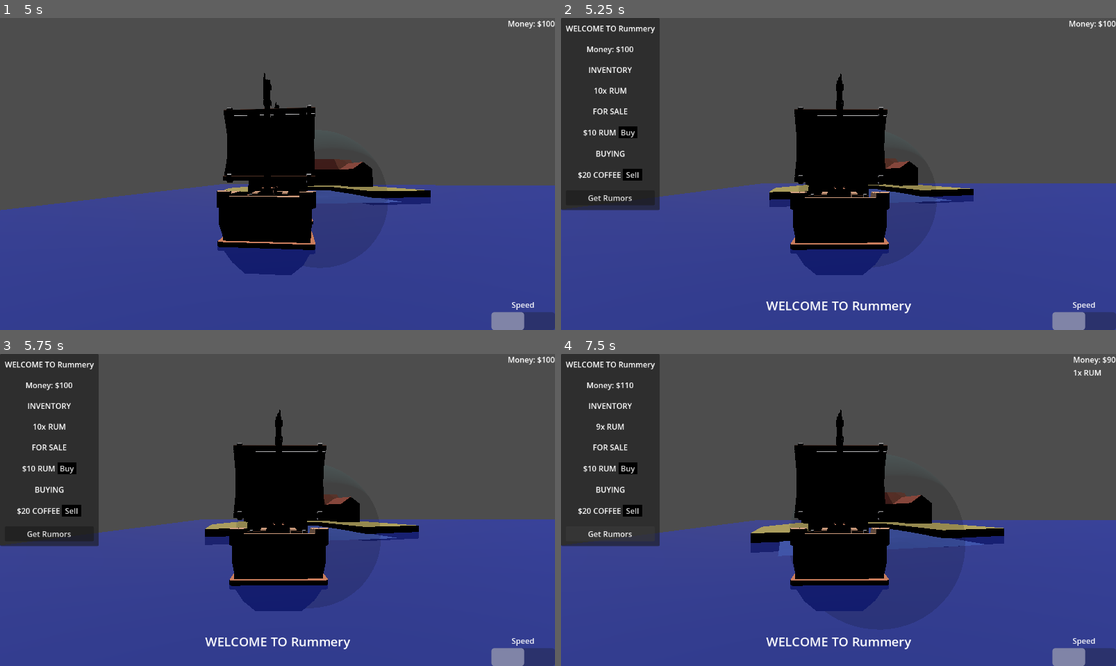
Above: before the commit, frames 1-4 (two rows, left to right).
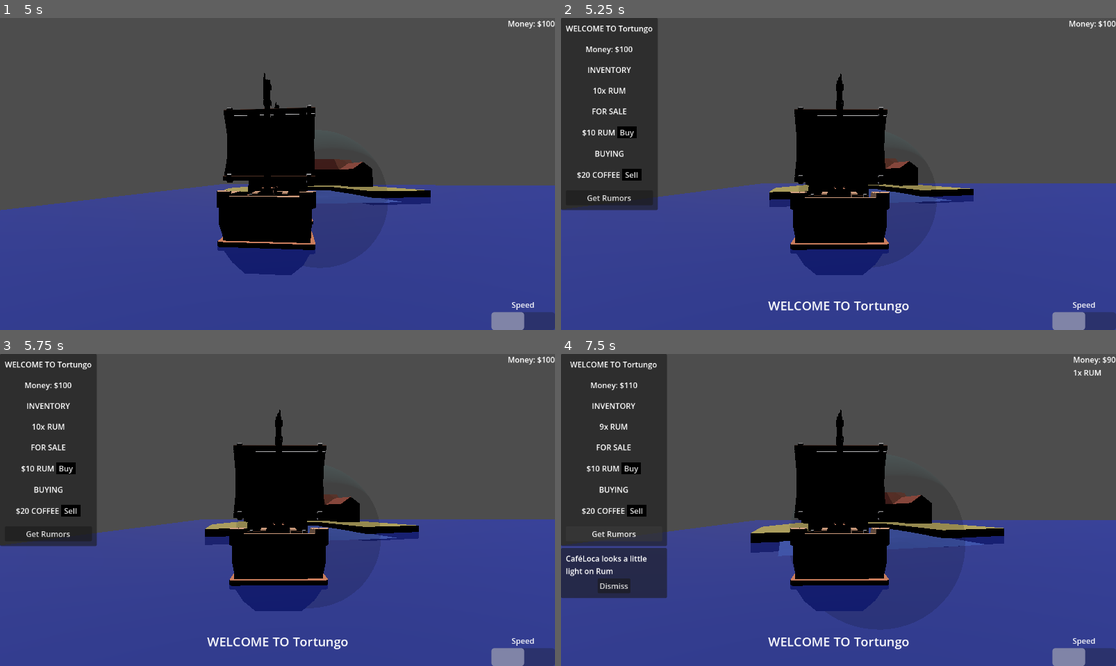
Above: after the commit, the same moments.

Repository: josephshell/UnnamedSailingGame
Game: Godot game, scene res://scenes/Main.tscn
Two runs of this game, one before a commit and one after it. Both use one fixed random seed, a clock stepped at 60 frames per second and the inputs below.
Inputs (mouse positions are in pixels of both pictures, inside the frame that each line leads up to):
- Up to frame 1 (5 s): move the mouse to (305, 174) at 0.52 s; hold E (interact) 0.53-1.28 s; hold W (move_forward) from 0.53 s (still down); tap Space (jump) at 0.77, 1.52, 3.02, 3.77, 4.52 s; move the mouse to (249, 174) at 1.27 s; tap E (interact) at 1.35, 2.85, 4.35 s; move the mouse to (288, 167) at 2.02 s; hold E (interact) 2.03-2.78 s; move the mouse to (271, 180) at 2.77 s; move the mouse to (316, 177) at 3.52 s; hold E (interact) 3.53-4.28 s; move the mouse to (233, 170) at 4.27 s
- Up to frame 2 (5.25 s): keep holding W (move_forward); move the mouse to (844, 174) at 5.02 s; hold E (interact) from 5.03 s (still down)
- Up to frame 3 (5.75 s): keep holding W (move_forward); keep holding E (interact)
- Up to frame 4 (7.5 s): release W (move_forward) at 5.75 s; release E (interact) at 5.75 s; click "Buy" at 5.75 s; click "Sell" at 6.5 s; click "Get Rumors" at 7.25 s

Frame 1 is identical in both runs. In frame 2, 1.6% of the frame differs, in the area x 2-64%, y 0-95%; in frame 3, 1.6%; in frame 4, 5.5%, in the area x 0-64%, y 0-95%.

Commit message:
Implemented Rumors and changed names of trading posts

Diff:
--- a/scenes/Main.tscn
+++ b/scenes/Main.tscn
@@ -7,6 +7,7 @@
 [ext_resource type="PackedScene" uid="uid://c4xlp33se5b2j" path="res://scenes/trade/trading_post.tscn" id="4_qawyw"]
 [ext_resource type="Script" uid="uid://c1xlsw4e8yell" path="res://scenes/player/movement_component.gd" id="4_rcedf"]
 [ext_resource type="PackedScene" uid="uid://b665daxdyt8i5" path="res://scenes/trade/shop_ui.tscn" id="6_2rkij"]
+[ext_resource type="Script" uid="uid://0130vi54b4dc" path="res://scenes/trade/trading_post_container.gd" id="8_lhr70"]
 [ext_resource type="PackedScene" uid="uid://b1qi60wyfkxxj" path="res://scenes/boat/boat.tscn" id="8_rcedf"]
 [ext_resource type="PackedScene" uid="uid://ctlsw56iex0xt" path="res://scenes/player/player_hud.tscn" id="9_q8u5g"]
 
@@ -91,14 +92,17 @@
 unique_name_in_owner = true
 transform = Transform3D(1, 0, 0, 0, 1, 0, 0, 0, 1, 98.13656, -0.021572113, 12.37447)
 
-[node name="TradingPostContainer" type="Node3D" parent="." unique_id=1411946182]
+[node name="TradingPostContainer" type="Node3D" parent="." unique_id=389840558]
 unique_name_in_owner = true
+script = ExtResource("8_lhr70")
+metadata/_custom_type_script = "uid://0130vi54b4dc"
 
-[node name="CoffeeTradingPost" parent="TradingPostContainer" unique_id=221879639 node_paths=PackedStringArray("trade_inventory") instance=ExtResource("4_qawyw")]
+[node name="CaféLoca" parent="TradingPostContainer" unique_id=221879639 node_paths=PackedStringArray("trade_inventory") instance=ExtResource("4_qawyw")]
 transform = Transform3D(1, 0, 0, 0, 1, 0, 0, 0, 1, 123.86626, -7.6293945e-06, -87.79325)
+trading_post_name = "CaféLoca"
 trade_inventory = NodePath("TradeInventory")
 
-[node name="TradeInventory" type="Node" parent="TradingPostContainer/CoffeeTradingPost" unique_id=428237467]
+[node name="TradeInventory" type="Node" parent="TradingPostContainer/CaféLoca" unique_id=428237467]
 script = ExtResource("3_rcedf")
 inventory = Dictionary[int, int]({
 1: 10
@@ -111,12 +115,12 @@
 })
 metadata/_custom_type_script = "uid://dbhhm8bhtqptl"
 
-[node name="RumTradingPost" parent="TradingPostContainer" unique_id=776951108 node_paths=PackedStringArray("trade_inventory") instance=ExtResource("4_qawyw")]
+[node name="Tortungo" parent="TradingPostContainer" unique_id=776951108 node_paths=PackedStringArray("trade_inventory") instance=ExtResource("4_qawyw")]
 transform = Transform3D(-0.43006992, 0, -0.90279555, 0, 1, 0, 0.90279555, 0, -0.43006992, 92.73891, -7.6293945e-06, 69.89037)
-trading_post_name = "Rummery"
+trading_post_name = "Tortungo"
 trade_inventory = NodePath("TradeInventory")
 
-[node name="TradeInventory" type="Node" parent="TradingPostContainer/RumTradingPost" unique_id=557591891]
+[node name="TradeInventory" type="Node" parent="TradingPostContainer/Tortungo" unique_id=557591891]
 script = ExtResource("3_rcedf")
 inventory = Dictionary[int, int]({
 2: 10
--- a/scenes/main.gd
+++ b/scenes/main.gd
@@ -6,7 +6,7 @@
 
 @onready var player_hud: PlayerHUD = %PlayerHud
 
-@onready var trading_post_container: Node3D = %TradingPostContainer
+@onready var trading_post_container: TradingPostContainer = %TradingPostContainer
 
 @onready var player_trade_inventory: TradeInventory = %PlayerTradeInventory
 
@@ -30,7 +30,7 @@
 			child.trading_post_entered.connect(_on_trading_post_entered)
 			child.trading_post_exited.connect(_on_trading_post_exited)
 
-
+#region TradingPost Signals
 func _on_trading_post_entered(trading_post: TradingPost, area: Area3D):
 	if area.is_in_group("player"):
 		_on_boat_player_arrived_at_post(trading_post)
@@ -42,6 +42,7 @@
 func _on_boat_player_arrived_at_post(trading_post: TradingPost):
 	shop_name_label.text = "WELCOME TO %s" % trading_post.trading_post_name
 	shop_ui.populate(trading_post)
+	shop_ui.set_rumor(null)
 	shop_ui.show()
 	shop_name_ui.show()
 	near_shop = trading_post
@@ -54,6 +55,8 @@
 	near_shop = null
 	capture_mouse()
 
+#endregion
+
 func capture_mouse():
 	camera_controller.is_camera_locked = false
 	Input.mouse_mode = Input.MOUSE_MODE_CAPTURED
@@ -170,7 +173,13 @@
 		push_error("Cannot sell %s, no valid shop nearby" % Enums.TradeItem.find_key(trade_item))
 
 func _on_shop_ui_rumors_button_pressed(trading_post: TradingPost) -> void:
-	print("No rumors available at trading post ", trading_post.trading_post_name)
+	var all_rumors = trading_post_container.get_rumors(trading_post)
+	if all_rumors.is_empty():
+		print("No rumors available at trading post ", trading_post.trading_post_name)
+	else:
+		var rumor = all_rumors.pick_random()
+		print("Rumor: %s" % rumor.description)
+		shop_ui.set_rumor(rumor)
 #endregion
 
 #region InputComponent signals
--- a/scenes/trade/shop_ui.gd
+++ b/scenes/trade/shop_ui.gd
@@ -11,12 +11,29 @@
 @onready var money: Label = %Money
 @onready var rumors_button: Button = %RumorsButton
 
+@onready var rumor_container: PanelContainer = %RumorContainer
+@onready var rumor_label: Label = %RumorLabel
+@onready var dismiss_rumor_button: Button = %DismissRumorButton
+
 const SHOP_BUTTON = preload("uid://brqfslk3rb0lk")
+
+func _ready():
+	_dismiss_rumor_container()
+	dismiss_rumor_button.pressed.connect(_dismiss_rumor_container)
+
+func _dismiss_rumor_container():
+	rumor_container.hide()
+
+func _enable_rumor_container(rumor: TradingPostContainer.Rumor):
+	rumor_label.text = rumor.description
+	rumor_container.show()
 
 func populate(trading_post: TradingPost):
 	var trade_inventory = trading_post.trade_inventory
 	shop_name_label.text = "WELCOME TO %s" % trading_post.trading_post_name
 	money.text = "$%d" % trading_post.trade_inventory.money
+	for connection in rumors_button.pressed.get_connections():
+		rumors_button.pressed.disconnect(connection["callable"])
 	rumors_button.pressed.connect(func(): rumors_button_pressed.emit(trading_post))
 	for child in inventory_items.get_children():
 		inventory_items.remove_child(child)
@@ -75,3 +92,9 @@
 	var container = HBoxContainer.new()
 	container.size_flags_horizontal = Control.SIZE_SHRINK_CENTER
 	return container
+
+func set_rumor(rumor: TradingPostContainer.Rumor):
+	if rumor:
+		_enable_rumor_container(rumor)
+	else:
+		_dismiss_rumor_container()
--- a/scenes/trade/shop_ui.tscn
+++ b/scenes/trade/shop_ui.tscn
@@ -7,112 +7,142 @@
 script = ExtResource("1_slvno")
 metadata/_custom_type_script = "uid://d0x8exdetqm1e"
 
-[node name="PanelContainer" type="PanelContainer" parent="." unique_id=2136846249]
+[node name="VBoxContainer" type="VBoxContainer" parent="." unique_id=1237930847]
 offset_right = 40.0
 offset_bottom = 40.0
 
-[node name="MarginContainer" type="MarginContainer" parent="PanelContainer" unique_id=2143695665]
+[node name="PanelContainer" type="PanelContainer" parent="VBoxContainer" unique_id=2136846249]
+layout_mode = 2
+
+[node name="MarginContainer" type="MarginContainer" parent="VBoxContainer/PanelContainer" unique_id=2143695665]
 layout_mode = 2
 theme_override_constants/margin_left = 10
 theme_override_constants/margin_top = 10
 theme_override_constants/margin_right = 10
 theme_override_constants/margin_bottom = 10
 
-[node name="VBoxContainer" type="VBoxContainer" parent="PanelContainer/MarginContainer" unique_id=1714501843]
+[node name="VBoxContainer" type="VBoxContainer" parent="VBoxContainer/PanelContainer/MarginContainer" unique_id=1714501843]
 layout_mode = 2
 theme_override_constants/separation = 20
 
-[node name="ShopName" type="Label" parent="PanelContainer/MarginContainer/VBoxContainer" unique_id=927979666]
+[node name="ShopName" type="Label" parent="VBoxContainer/PanelContainer/MarginContainer/VBoxContainer" unique_id=927979666]
 unique_name_in_owner = true
 layout_mode = 2
 text = "WELCOME TO SHOPNAME"
 horizontal_alignment = 1
 
-[node name="MoneyHBox" type="HBoxContainer" parent="PanelContainer/MarginContainer/VBoxContainer" unique_id=1347782968]
+[node name="MoneyHBox" type="HBoxContainer" parent="VBoxContainer/PanelContainer/MarginContainer/VBoxContainer" unique_id=1347782968]
 layout_mode = 2
 alignment = 1
 
-[node name="MoneyLabel" type="Label" parent="PanelContainer/MarginContainer/VBoxContainer/MoneyHBox" unique_id=1343372514]
+[node name="MoneyLabel" type="Label" parent="VBoxContainer/PanelContainer/MarginContainer/VBoxContainer/MoneyHBox" unique_id=1343372514]
 layout_mode = 2
 text = "Money:"
 
-[node name="Money" type="Label" parent="PanelContainer/MarginContainer/VBoxContainer/MoneyHBox" unique_id=1955026459]
+[node name="Money" type="Label" parent="VBoxContainer/PanelContainer/MarginContainer/VBoxContainer/MoneyHBox" unique_id=1955026459]
 unique_name_in_owner = true
 layout_mode = 2
 text = "$-999"
 
-[node name="InventoryDivider" type="Label" parent="PanelContainer/MarginContainer/VBoxContainer" unique_id=593158956]
+[node name="InventoryDivider" type="Label" parent="VBoxContainer/PanelContainer/MarginContainer/VBoxContainer" unique_id=593158956]
 layout_mode = 2
 text = "INVENTORY"
 horizontal_alignment = 1
 
-[node name="InventoryItems" type="VBoxContainer" parent="PanelContainer/MarginContainer/VBoxContainer" unique_id=1447718804]
+[node name="InventoryItems" type="VBoxContainer" parent="VBoxContainer/PanelContainer/MarginContainer/VBoxContainer" unique_id=1447718804]
 unique_name_in_owner = true
 layout_mode = 2
 
-[node name="HBoxContainer" type="HBoxContainer" parent="PanelContainer/MarginContainer/VBoxContainer/InventoryItems" unique_id=1588032936]
+[node name="HBoxContainer" type="HBoxContainer" parent="VBoxContainer/PanelContainer/MarginContainer/VBoxContainer/InventoryItems" unique_id=1588032936]
 layout_mode = 2
 size_flags_horizontal = 4
 
-[node name="ItemQuantity" type="Label" parent="PanelContainer/MarginContainer/VBoxContainer/InventoryItems/HBoxContainer" unique_id=45271345]
+[node name="ItemQuantity" type="Label" parent="VBoxContainer/PanelContainer/MarginContainer/VBoxContainer/InventoryItems/HBoxContainer" unique_id=45271345]
 layout_mode = 2
 text = "8x"
 
-[node name="ItemLabel" type="Label" parent="PanelContainer/MarginContainer/VBoxContainer/InventoryItems/HBoxContainer" unique_id=1938677055]
+[node name="ItemLabel" type="Label" parent="VBoxContainer/PanelContainer/MarginContainer/VBoxContainer/InventoryItems/HBoxContainer" unique_id=1938677055]
 layout_mode = 2
 text = "Item 1"
 horizontal_alignment = 1
 
-[node name="ForSaleDivider" type="Label" parent="PanelContainer/MarginContainer/VBoxContainer" unique_id=1891231782]
+[node name="ForSaleDivider" type="Label" parent="VBoxContainer/PanelContainer/MarginContainer/VBoxContainer" unique_id=1891231782]
 layout_mode = 2
 text = "FOR SALE"
 horizontal_alignment = 1
 
-[node name="SaleItems" type="VBoxContainer" parent="PanelContainer/MarginContainer/VBoxContainer" unique_id=1595743533]
+[node name="SaleItems" type="VBoxContainer" parent="VBoxContainer/PanelContainer/MarginContainer/VBoxContainer" unique_id=1595743533]
 unique_name_in_owner = true
 layout_mode = 2
 
-[node name="HBoxContainer" type="HBoxContainer" parent="PanelContainer/MarginContainer/VBoxContainer/SaleItems" unique_id=595739915]
+[node name="HBoxContainer" type="HBoxContainer" parent="VBoxContainer/PanelContainer/MarginContainer/VBoxContainer/SaleItems" unique_id=595739915]
 layout_mode = 2
 size_flags_horizontal = 4
 
-[node name="ItemPrice" type="Label" parent="PanelContainer/MarginContainer/VBoxContainer/SaleItems/HBoxContainer" unique_id=1956430649]
+[node name="ItemPrice" type="Label" parent="VBoxContainer/PanelContainer/MarginContainer/VBoxContainer/SaleItems/HBoxContainer" unique_id=1956430649]
 layout_mode = 2
 text = "$10"
 
-[node name="ItemLabel" type="Label" parent="PanelContainer/MarginContainer/VBoxContainer/SaleItems/HBoxContainer" unique_id=1692901079]
+[node name="ItemLabel" type="Label" parent="VBoxContainer/PanelContainer/MarginContainer/VBoxContainer/SaleItems/HBoxContainer" unique_id=1692901079]
 layout_mode = 2
 text = "Item 1"
 
-[node name="ShopButton" parent="PanelContainer/MarginContainer/VBoxContainer/SaleItems/HBoxContainer" unique_id=1700510820 instance=ExtResource("2_bb5rw")]
+[node name="ShopButton" parent="VBoxContainer/PanelContainer/MarginContainer/VBoxContainer/SaleItems/HBoxContainer" unique_id=1700510820 instance=ExtResource("2_bb5rw")]
 layout_mode = 2
 
-[node name="BuyingDivider" type="Label" parent="PanelContainer/MarginContainer/VBoxContainer" unique_id=117780143]
+[node name="BuyingDivider" type="Label" parent="VBoxContainer/PanelContainer/MarginContainer/VBoxContainer" unique_id=117780143]
 layout_mode = 2
 text = "BUYING"
 horizontal_alignment = 1
 
-[node name="BuyItems" type="VBoxContainer" parent="PanelContainer/MarginContainer/VBoxContainer" unique_id=1104163154]
+[node name="BuyItems" type="VBoxContainer" parent="VBoxContainer/PanelContainer/MarginContainer/VBoxContainer" unique_id=1104163154]
 unique_name_in_owner = true
 layout_mode = 2
 
-[node name="HBoxContainer2" type="HBoxContainer" parent="PanelContainer/MarginContainer/VBoxContainer/BuyItems" unique_id=1069634165]
+[node name="HBoxContainer2" type="HBoxContainer" parent="VBoxContainer/PanelContainer/MarginContainer/VBoxContainer/BuyItems" unique_id=1069634165]
 layout_mode = 2
 size_flags_horizontal = 4
 
-[node name="ItemPrice" type="Label" parent="PanelContainer/MarginContainer/VBoxContainer/BuyItems/HBoxContainer2" unique_id=1449509116]
+[node name="ItemPrice" type="Label" parent="VBoxContainer/PanelContainer/MarginContainer/VBoxContainer/BuyItems/HBoxContainer2" unique_id=1449509116]
 layout_mode = 2
 text = "$10"
 
-[node name="ItemLabel" type="Label" parent="PanelContainer/MarginContainer/VBoxContainer/BuyItems/HBoxContainer2" unique_id=1835316338]
+[node name="ItemLabel" type="Label" parent="VBoxContainer/PanelContainer/MarginContainer/VBoxContainer/BuyItems/HBoxContainer2" unique_id=1835316338]
 layout_mode = 2
 text = "Item 2"
 
-[node name="ShopButton2" parent="PanelContainer/MarginContainer/VBoxContainer/BuyItems/HBoxContainer2" unique_id=1057820352 instance=ExtResource("2_bb5rw")]
+[node name="ShopButton2" parent="VBoxContainer/PanelContainer/MarginContainer/VBoxContainer/BuyItems/HBoxContainer2" unique_id=1057820352 instance=ExtResource("2_bb5rw")]
 layout_mode = 2
 text = "Sell"
 
-[node name="RumorsButton" type="Button" parent="PanelContainer/MarginContainer/VBoxContainer" unique_id=695830148]
+[node name="RumorsButton" type="Button" parent="VBoxContainer/PanelContainer/MarginContainer/VBoxContainer" unique_id=695830148]
 unique_name_in_owner = true
 layout_mode = 2
 text = "Get Rumors"
+
+[node name="RumorContainer" type="PanelContainer" parent="VBoxContainer" unique_id=1557687606]
+unique_name_in_owner = true
+layout_mode = 2
+
+[node name="MarginContainer" type="MarginContainer" parent="VBoxContainer/RumorContainer" unique_id=1190097577]
+layout_mode = 2
+theme_override_constants/margin_left = 10
+theme_override_constants/margin_top = 10
+theme_override_constants/margin_right = 10
+theme_override_constants/margin_bottom = 10
+
+[node name="VBoxContainer" type="VBoxContainer" parent="VBoxContainer/RumorContainer/MarginContainer" unique_id=1481969682]
+layout_mode = 2
+
+[node name="RumorLabel" type="Label" parent="VBoxContainer/RumorContainer/MarginContainer/VBoxContainer" unique_id=1698448424]
+unique_name_in_owner = true
+custom_minimum_size = Vector2(200, 0)
+layout_mode = 2
+text = "I'm a rumor! There is plunder abound! Try Port Royale, I hear it has the hairiest rum this side of the Atlantic!"
+autowrap_mode = 2
+
+[node name="DismissRumorButton" type="Button" parent="VBoxContainer/RumorContainer/MarginContainer/VBoxContainer" unique_id=1534088499]
+unique_name_in_owner = true
+layout_mode = 2
+size_flags_horizontal = 4
+text = "Dismiss"
--- /dev/null
+++ b/scenes/trade/trading_post_container.gd
@@ -0,0 +1,28 @@
+class_name TradingPostContainer extends Node3D
+
+var trading_posts: Array[TradingPost] = []
+
+func _ready():
+	for trading_post in find_children("*", "TradingPost"):
+		trading_posts.append(trading_post)
+
+func get_rumors(trading_post: TradingPost) -> Array[Rumor]:
+	if trading_post.trading_post_name == "Tortungo":
+		var index = trading_posts.find_custom(func(element: TradingPost) -> bool: return element.trading_post_name == "CaféLoca")
+		if index != -1:
+			var cafe_loca: TradingPost = trading_posts[index]
+			return [Rumor.new("CaféLoca looks a little light on Rum", cafe_loca)]
+	elif trading_post.trading_post_name == "CaféLoca":
+		var index = trading_posts.find_custom(func(element: TradingPost) -> bool: return element.trading_post_name == "Tortungo")
+		if index != -1:
+			var tortungo: TradingPost = trading_posts[index]
+			return [Rumor.new("Tortungo looks a little light on Coffee", tortungo)]
+	return []
+
+class Rumor:
+	var description: String
+	var target_location: Node3D
+
+	func _init(_description: String, _target_location: Node3D):
+		description = _description
+		target_location = _target_location
Not shown, added: scenes/trade/trading_post_container.gd.uid
